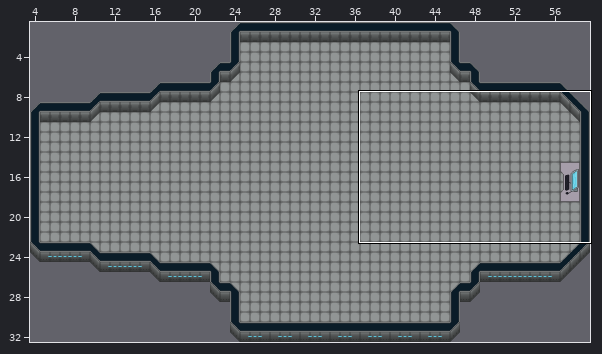
A Tiled map gets an edit: Map/Test/Test.tmx. The picture above shows the old version from afar; the outline marks the close-up.
Close-up. Before:
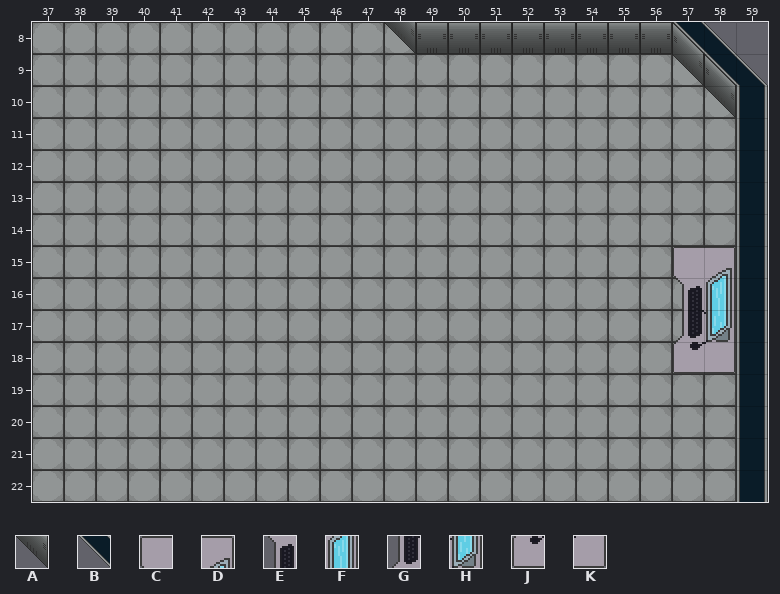
Cells are 32x32 px. Shown: x 37..59, y 8..22.
Key: from "Ship": A 45, B 52; from "ShipDeco": C 22, D 23, E 30, F 31, G 38, H 39, J 46, K 47.
_ is an empty cell.
Layers that did not change in this view are not listed.
Layer "Tile Layer 2" before, first column x 37:
 8 ___________A________B__
 9 ____________________AB_
10 _____________________A_
11 _______________________
12 _______________________
13 _______________________
14 _______________________
15 ____________________CD_
16 ____________________EF_
17 ____________________GH_
18 ____________________JK_
19 _______________________
20 _______________________
21 _______________________
22 _______________________
After the commit:
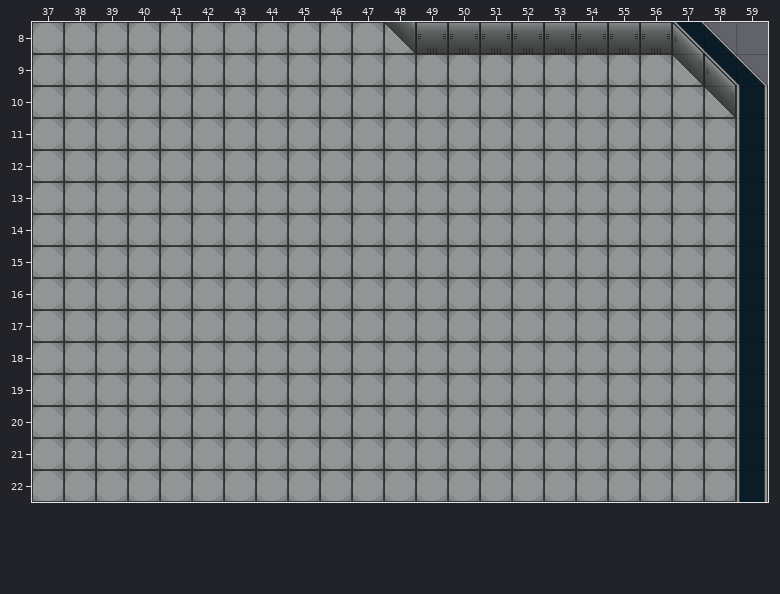
The edit:
Layer "Tile Layer 2":
Tile C is gone in row 15 at x 57.
Tile D is gone in row 15 at x 58.
Tile E is gone in row 16 at x 57.
Tile F is gone in row 16 at x 58.
Tile G is gone in row 17 at x 57.
Tile H is gone in row 17 at x 58.
Tile J is gone in row 18 at x 57.
Tile K is gone in row 18 at x 58.
Boxes around the changes in both close-ups, in picture pixels (x1, y1, x2, y2):
removed: (673, 247, 735, 373)
